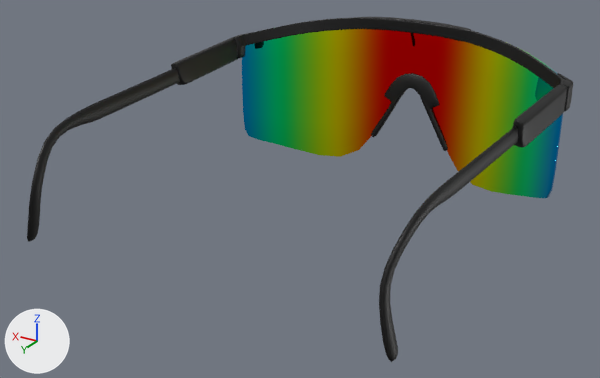
A saved change to the glTF model public/assets/models/glasses model 5.glb.
Camera for both pictures: a 50 mm camera at (-4.59, 10.63, 3.53) aimed at (0.14, 2.74, -0.41). Lighting does not change. The marker at lower left points along +X, +Y and +Z. The picture after the commit comes second. Where no turn or scale is listed for an object, it has been applied to the vertices.
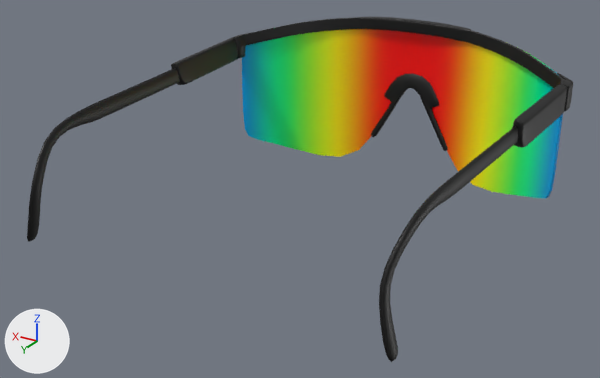
What changed in the scene script:
```text
Change mat_polarized:
    mat_polarized.metallic: 1.0 -> 0.0
```

Where the change shows, as pixel boxes [x1, y1, x2, y2] in the pictures (600 x 378 px):
'Object_4', surface changed (lighter): [242, 29, 563, 198] in both
